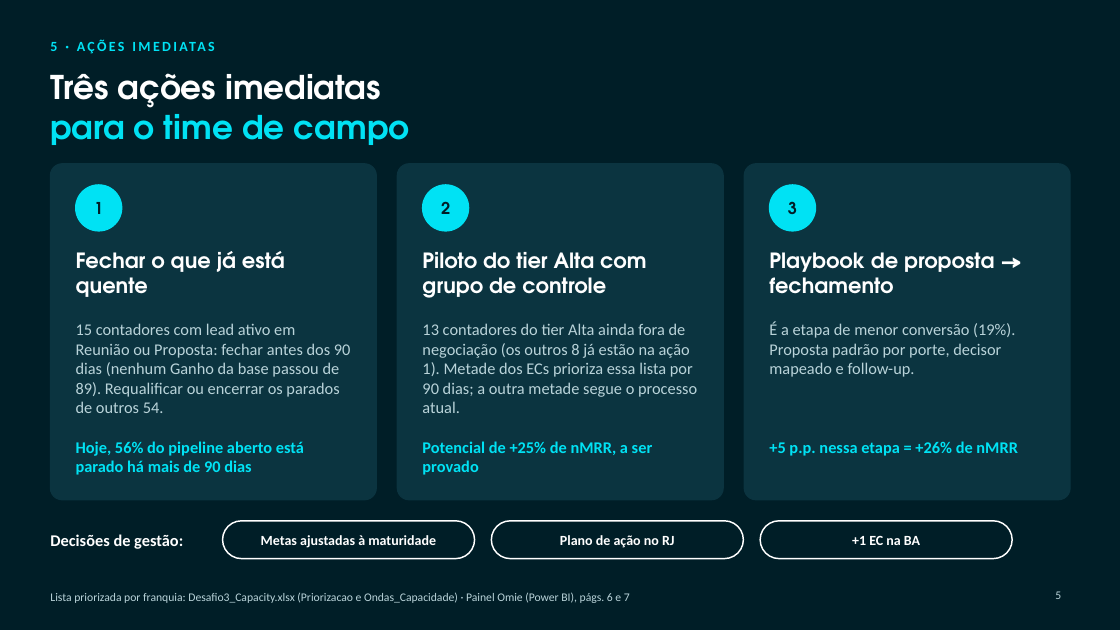
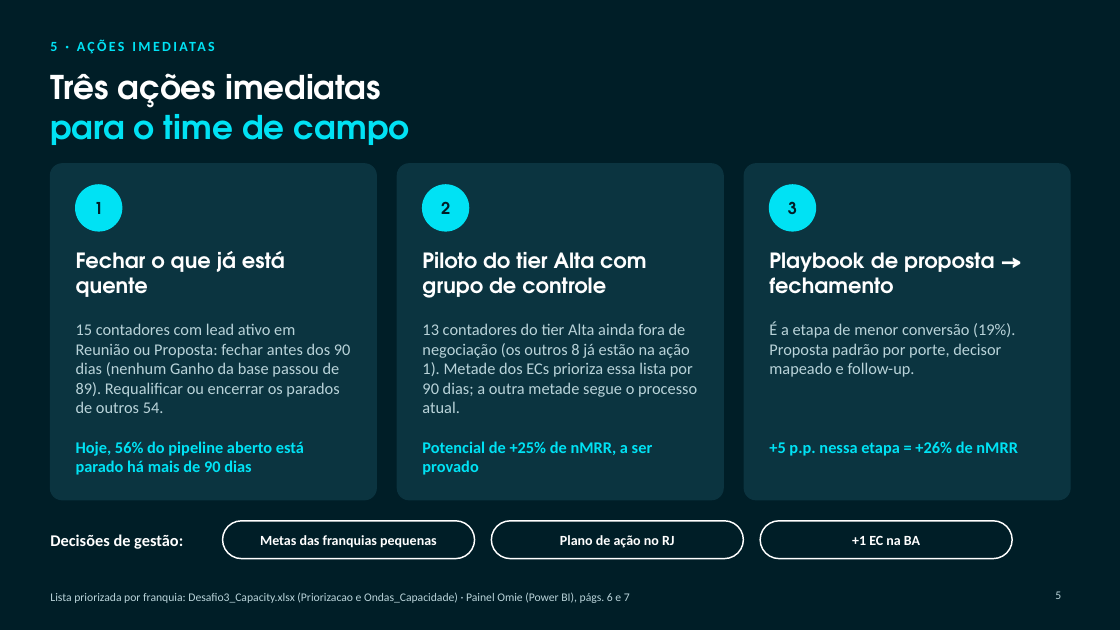
Before and after one commit to Flavioblf/case-omie-revops-contadores, a slide deck: slide 5 of omie-case-contadores/output/Apresentacao_Omie_Canal_Contadores.pptx. Drawn at 1120x630 pixels with LibreOffice and Linux fonts; fonts in the diff are those of the drawing; background and template pictures are left out. Boxes give left, top, right and bottom in pixels: in the first picture for what was removed or moved away, otherwise in the second. Text is boxed around its words. In the diff, an @@ line names an element or a change of style, - is before the commit and + after.

```diff
--- a/omie-case-contadores/output/Apresentacao_Omie_Canal_Contadores.pptx
+++ b/omie-case-contadores/output/Apresentacao_Omie_Canal_Contadores.pptx
@@ text at (260, 535, 437, 548): text changed @@
-Metas ajustadas à maturidade
+Metas das franquias pequenas
```
Also in this commit, not shown: 2 other slides changed, 31 other files.
